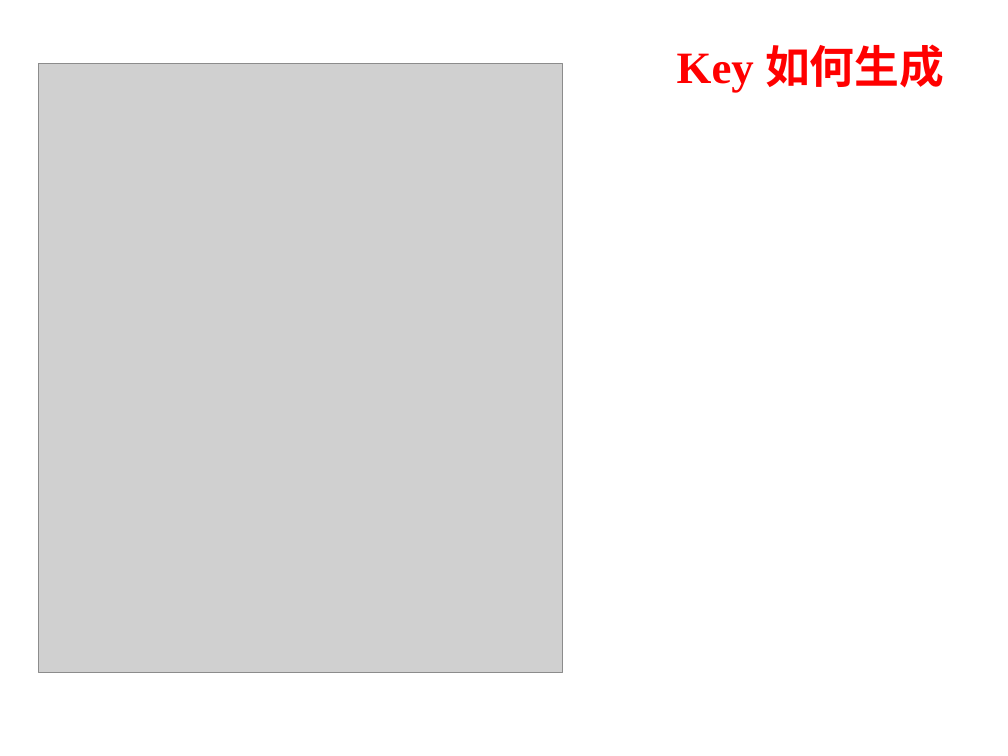
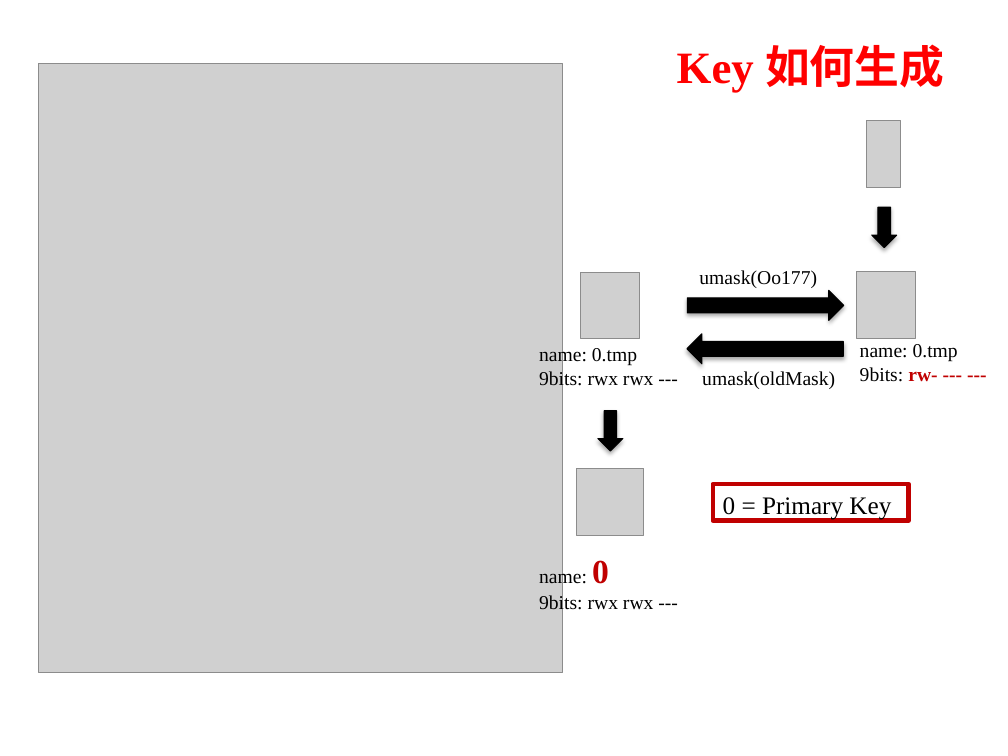
Before and after one commit to kebreathing/E-Learning, a slide deck: slide 13 of 组会/keystone-Token与Fernet.pptx (slide 14 before the commit). Drawn at 1008x756 pixels with LibreOffice and Linux fonts; fonts in the diff are those of the drawing; grey boxes stand for pictures; background and template pictures are left out. Boxes give left, top, right and bottom in pixels: in the first picture for what was removed or moved away, otherwise in the second. Text is boxed around its words. In the diff, an @@ line names an element or a change of style, - is before the commit and + after.

```diff
--- a/组会/keystone-Token与Fernet.pptx
+++ b/组会/keystone-Token与Fernet.pptx
@@ picture added at box(866, 121, 900, 188) @@
@@ right arrow added at box(871, 207, 897, 247), fill #000000, outline #000000 0.75 pt @@
@@ picture added at box(581, 272, 639, 339) @@
@@ right arrow added at box(687, 290, 844, 321), fill #000000, outline #000000 0.75 pt @@
@@ text added at box(699, 270, 817, 288), 14 pt, text #000000 @@
+umask(Oo177)
@@ picture added at box(857, 272, 915, 339) @@
@@ text added at box(539, 346, 654, 390), 14 pt, text #000000 @@
+name: 0.tmp
+9bits: rwx rwx ---
@@ right arrow added at box(686, 334, 843, 364), fill #000000, outline #000000 0.75 pt @@
@@ text added at box(860, 344, 958, 382), 14 pt, text #000000 @@
+name: 0.tmp
+9bits: rw- --- ---
@@ text added at box(702, 371, 835, 389), 14 pt, text #000000 @@
+umask(oldMask)
@@ right arrow added at box(598, 411, 623, 451), fill #000000, outline #000000 0.75 pt @@
@@ picture added at box(577, 468, 644, 535) @@
@@ rectangle added at box(713, 484, 908, 520), outline #C00000 3 pt, 18 pt, text #000000 @@
+0 = Primary Key
@@ text added at box(539, 568, 654, 614), 14 pt, text #000000 @@
+name: 0
+9bits: rwx rwx ---
```
Also in this commit, not shown: 12 other slides changed, 1 slide removed, 2 other files.
